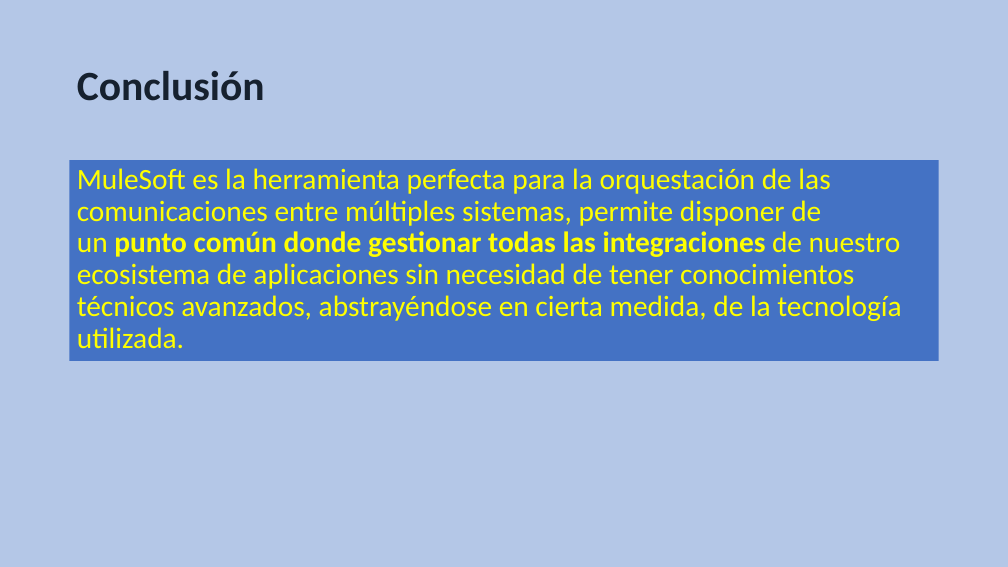
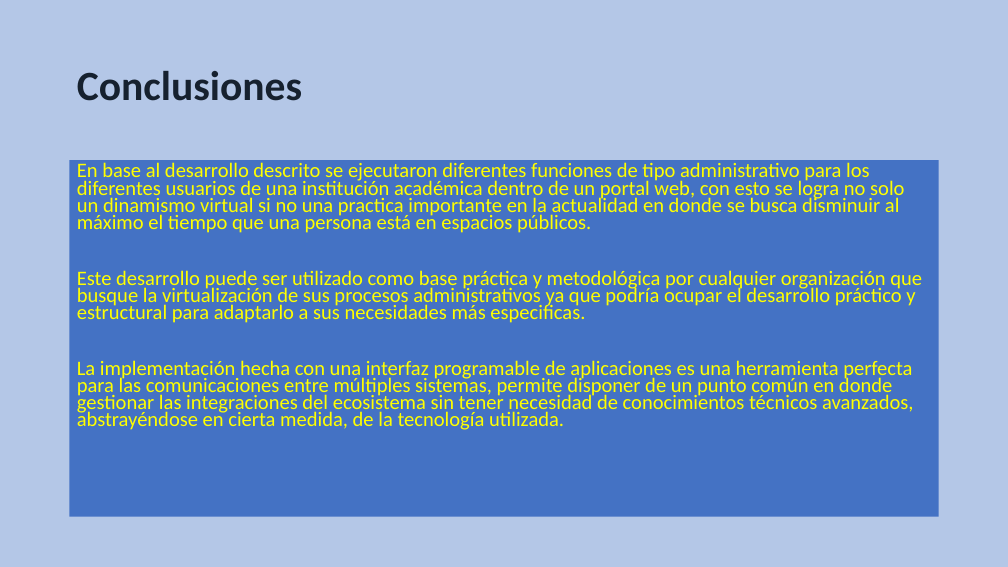
Before and after one commit to CesarFlick/shule-server-repositorio, a slide deck: slide 13 of INSTITUTO POLITÉCNICO NACIONAL.pptx (slide 15 before the commit). Drawn at 1008x567 pixels with LibreOffice and Linux fonts; fonts in the diff are those of the drawing. Boxes give left, top, right and bottom in pixels: in the first picture for what was removed or moved away, otherwise in the second. Text is boxed around its words. In the diff, an @@ line names an element or a change of style, - is before the commit and + after.

```diff
--- a/INSTITUTO POLITÉCNICO NACIONAL.pptx
+++ b/INSTITUTO POLITÉCNICO NACIONAL.pptx
@@ title at <box>77,71,302,101</box>: text changed @@
-Conclusión
+Conclusiones
@@ text "En base al desarrollo descrito ...": place and size @@
-text "En base al desarrollo descrito ..." at <box>70,160,939,361</box>
+text "En base al desarrollo descrito ..." at <box>70,160,939,517</box>
@@ text at <box>77,162,922,430</box>: text changed; size 28 to 19.6 pt @@
-MuleSoft es la herramienta perfecta para la orquestación de las comunicaciones entre múltiples sistemas, permite disponer de un punto común donde gestionar todas las integraciones de nuestro ecosistema de aplicaciones sin necesidad de tener conocimientos técnicos avanzados, abstrayéndose en cierta medida, de la tecnología utilizada.
+En base al desarrollo descrito se ejecutaron diferentes funciones de tipo administrativo para los diferentes usuarios de una institución académica dentro de un portal web, con esto se logra no solo un dinamismo virtual si no una practica importante en la actualidad en donde se busca disminuir al máximo el tiempo que una persona está en espacios públicos.
+Este desarrollo puede ser utilizado como base práctica y metodológica por cualquier organización que busque la virtualización de sus procesos administrativos ya que podría ocupar el desarrollo práctico y estructural para adaptarlo a sus necesidades más especificas.
+La implementación hecha con una interfaz programable de aplicaciones es una herramienta perfecta para las comunicaciones entre múltiples sistemas, permite disponer de un punto común en donde gestionar las integraciones del ecosistema sin tener necesidad de conocimientos técnicos avanzados, abstrayéndose en cierta medida, de la tecnología utilizada.
```
Also in this commit, not shown: 4 other slides changed, 2 slides removed, 4 other files.
